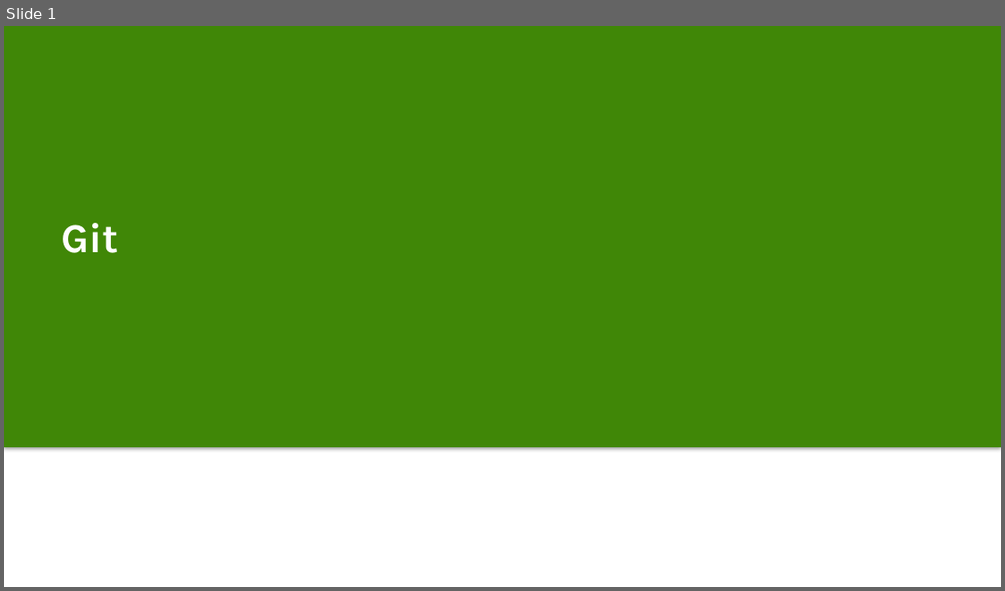
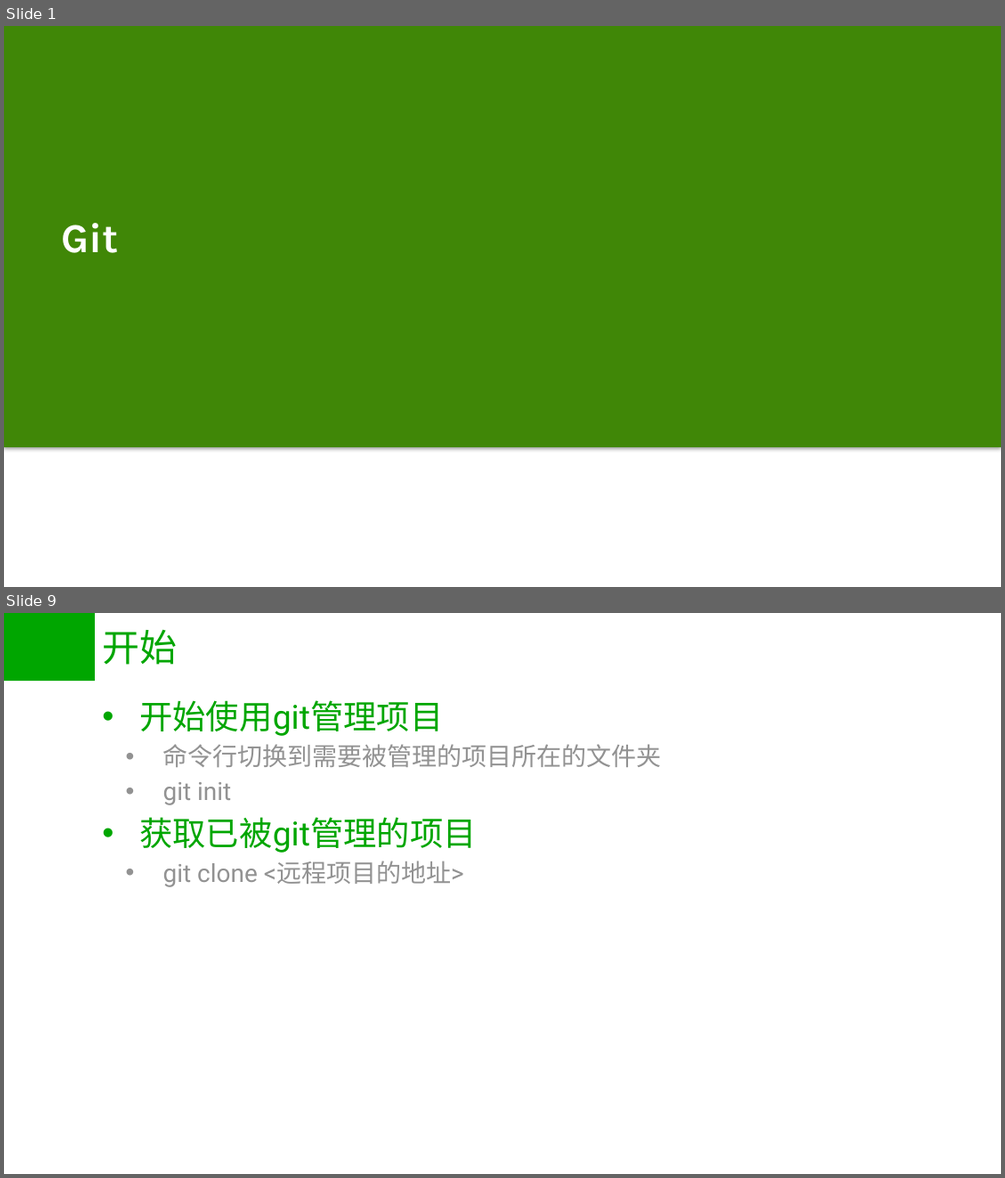
Before and after one commit to dannl/git_test, a slide deck: git.pptx. Shown one above the other, each under a label of ours: slide 1 before the commit, slides 1 and 9 after it; the slides between them are not shown. The pictures are 1005x591 and 1005x1178 pixels, drawn with LibreOffice and Linux fonts; fonts in the diff are those of the drawing; background and template pictures are left out. Boxes give left, top, right and bottom in pixels: in the first picture for what was removed or moved away, otherwise in the second. Text is boxed around its words. In the diff, an @@ line names an element or a change of style, - is before the commit and + after.

```diff
--- a/git.pptx
+++ b/git.pptx
@@ slide 9 added at (4, 613, 1001, 1174), background #CCE8CF @@
@@ rectangle added at (4, 613, 95, 681), fill #00A600 @@
@@ title added at (102, 629, 177, 665), 36 pt, text #00A600 @@
+开始
@@ text added at (139, 700, 662, 887), 24 pt, text #929292 @@
+• 开始使用git管理项目
+  • 命令行切换到需要被管理的项目所在的文件夹
+  • git init
+• 获取已被git管理的项目
+  • git clone <远程项目的地址>
```
Also in this commit, not shown: 4 slides changed, 11 other slides added, 1 slide removed.
